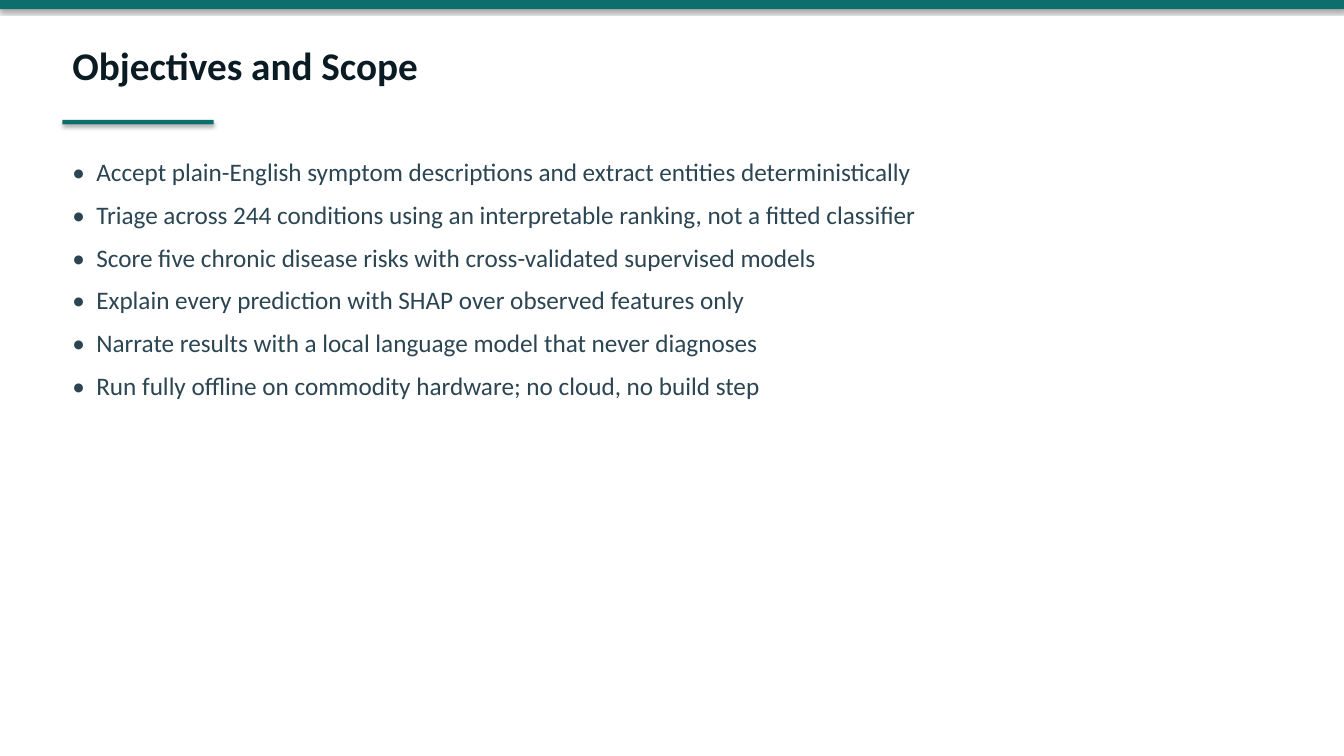
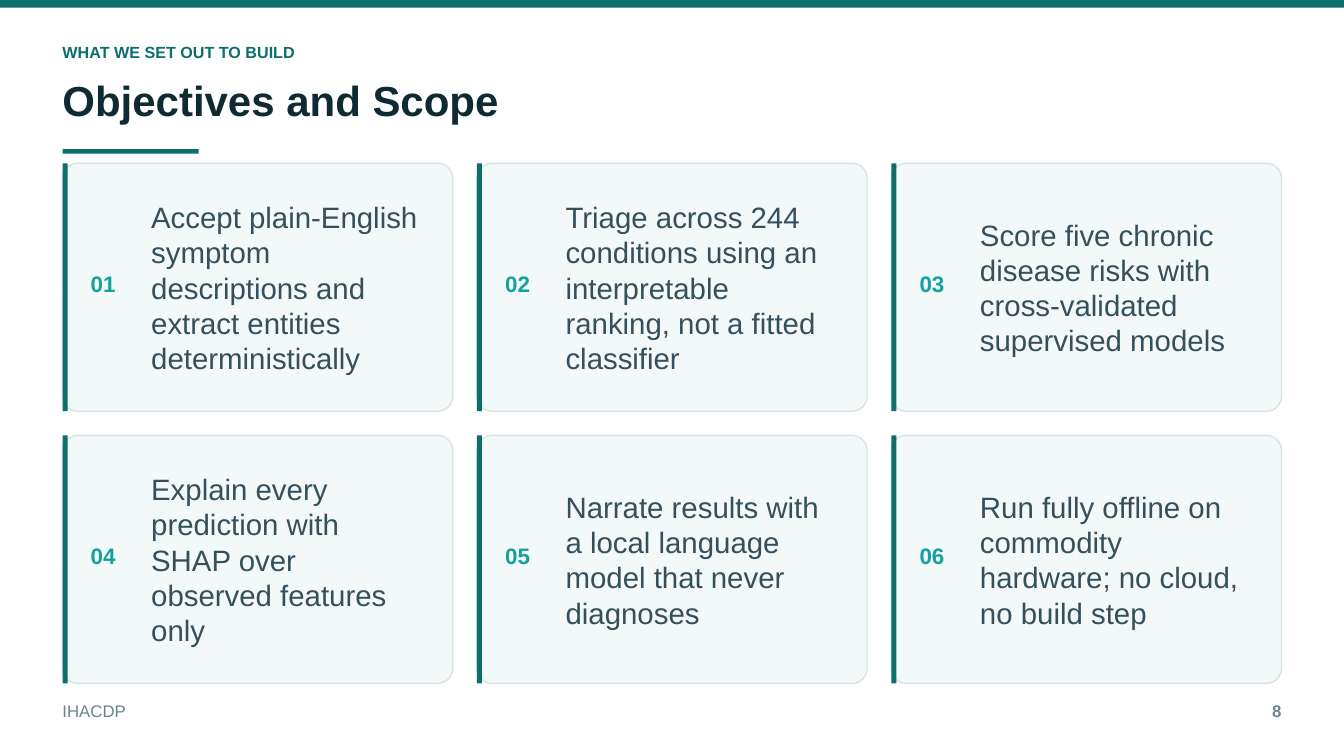
Before and after one commit to thanishq0110/IHACDP, a slide deck: slide 8 of docs/IHACDP_Presentation.pptx. Drawn at 1344x756 pixels with LibreOffice and Linux fonts; fonts in the diff are those of the drawing. Boxes give left, top, right and bottom in pixels: in the first picture for what was removed or moved away, otherwise in the second. Text is boxed around its words. In the diff, an @@ line names an element or a change of style, - is before the commit and + after.

```diff
--- a/docs/IHACDP_Presentation.pptx
+++ b/docs/IHACDP_Presentation.pptx
@@ rectangle at [0, 0, 1344, 7]: shadow off @@
@@ text added at [62, 46, 294, 58], 11.5 pt, text #0D6E6E, bold @@
+WHAT WE SET OUT TO BUILD
@@ text "Objectives and Scope": place and size @@
-text "Objectives and Scope" at [72, 52, 417, 87]
+text "Objectives and Scope" at [62, 85, 499, 125]
@@ text "Objectives and Scope" at [62, 85, 499, 125]: size 28 to 30 pt, font Calibri to Arial, text colour #0B1B24 to #0F2A33 @@
@@ rectangle at [63, 149, 199, 153]: shadow off @@
@@ rectangle: place and size @@
-rectangle at [63, 120, 214, 124]
+rectangle at [63, 149, 199, 153]
@@ rounded rectangle added at [63, 163, 453, 411], fill #F3F8F8, outline #D5E4E4 1 pt @@
@@ rectangle added at [63, 163, 68, 411], fill #0D6E6E @@
@@ text removed at [96, 163, 915, 399] @@
-• Accept plain-English symptom descriptions and extract entities deterministically
-• Triage across 244 conditions using an interpretable ranking, not a fitted classifier
-• Score five chronic disease risks with cross-validated supervised models
-• Explain every prediction with SHAP over observed features only
-• Narrate results with a local language model that never diagnoses
-• Run fully offline on commodity hardware; no cloud, no build step
@@ rounded rectangle added at [477, 163, 867, 411], fill #F3F8F8, outline #D5E4E4 1 pt @@
@@ rectangle added at [477, 163, 482, 411], fill #0D6E6E @@
@@ rounded rectangle added at [891, 163, 1281, 411], fill #F3F8F8, outline #D5E4E4 1 pt @@
@@ rectangle added at [891, 163, 896, 411], fill #0D6E6E @@
@@ text added at [151, 206, 417, 375], 21 pt, text #33505C @@
+Accept plain-English symptom descriptions and extract entities deterministically
@@ text added at [566, 206, 817, 370], 21 pt, text #33505C @@
+Triage across 244 conditions using an interpretable ranking, not a fitted classifier
@@ text added at [980, 224, 1225, 357], 21 pt, text #33505C @@
+Score five chronic disease risks with cross-validated supervised models
@@ text added at [91, 276, 116, 293], 16 pt, text #14A0A0, bold @@
+01
@@ text added at [505, 276, 530, 293], 16 pt, text #14A0A0, bold @@
+02
@@ text added at [920, 276, 945, 293], 16 pt, text #14A0A0, bold @@
+03
@@ rounded rectangle added at [63, 436, 453, 684], fill #F3F8F8, outline #D5E4E4 1 pt @@
@@ rectangle added at [63, 436, 68, 684], fill #0D6E6E @@
@@ rounded rectangle added at [477, 436, 867, 684], fill #F3F8F8, outline #D5E4E4 1 pt @@
@@ rectangle added at [477, 436, 482, 684], fill #0D6E6E @@
@@ rounded rectangle added at [891, 436, 1281, 684], fill #F3F8F8, outline #D5E4E4 1 pt @@
@@ rectangle added at [891, 436, 896, 684], fill #0D6E6E @@
@@ text added at [151, 478, 386, 647], 21 pt, text #33505C @@
+Explain every prediction with SHAP over observed features only
@@ text added at [566, 496, 818, 629], 21 pt, text #33505C @@
+Narrate results with a local language model that never diagnoses
@@ text added at [980, 496, 1238, 629], 21 pt, text #33505C @@
+Run fully offline on commodity hardware; no cloud, no build step
@@ text added at [91, 548, 116, 565], 16 pt, text #14A0A0, bold @@
+04
@@ text added at [505, 548, 530, 565], 16 pt, text #14A0A0, bold @@
+05
@@ text added at [920, 548, 945, 565], 16 pt, text #14A0A0, bold @@
+06
@@ text added at [62, 705, 125, 717], 12 pt, text #6B848E @@
+IHACDP
@@ text added at [1272, 705, 1281, 717], 12 pt, text #6B848E, bold @@
+8
```
Also in this commit, not shown: 18 other slides changed, 1 slide added, 1 slide removed, 14 other files.
